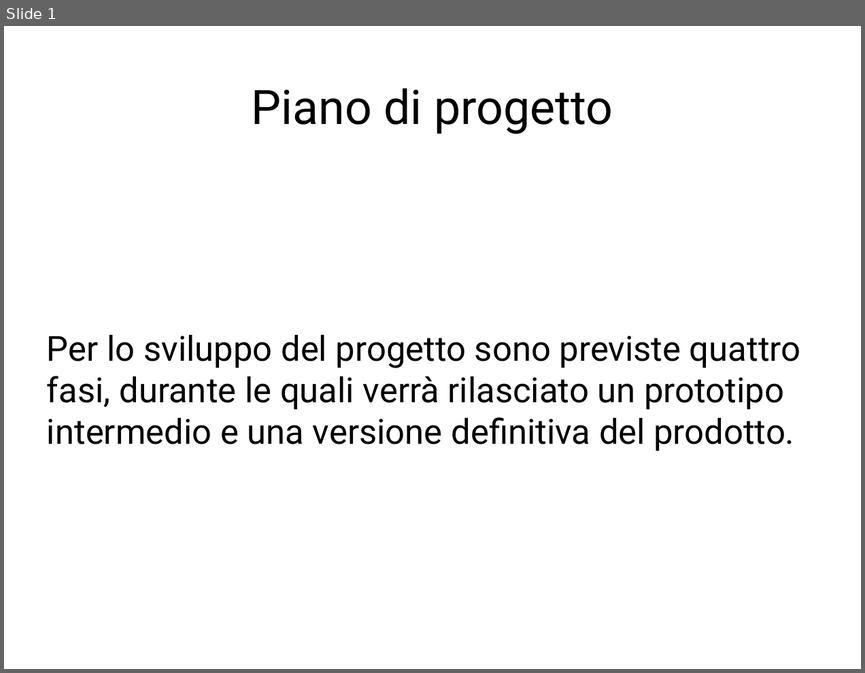
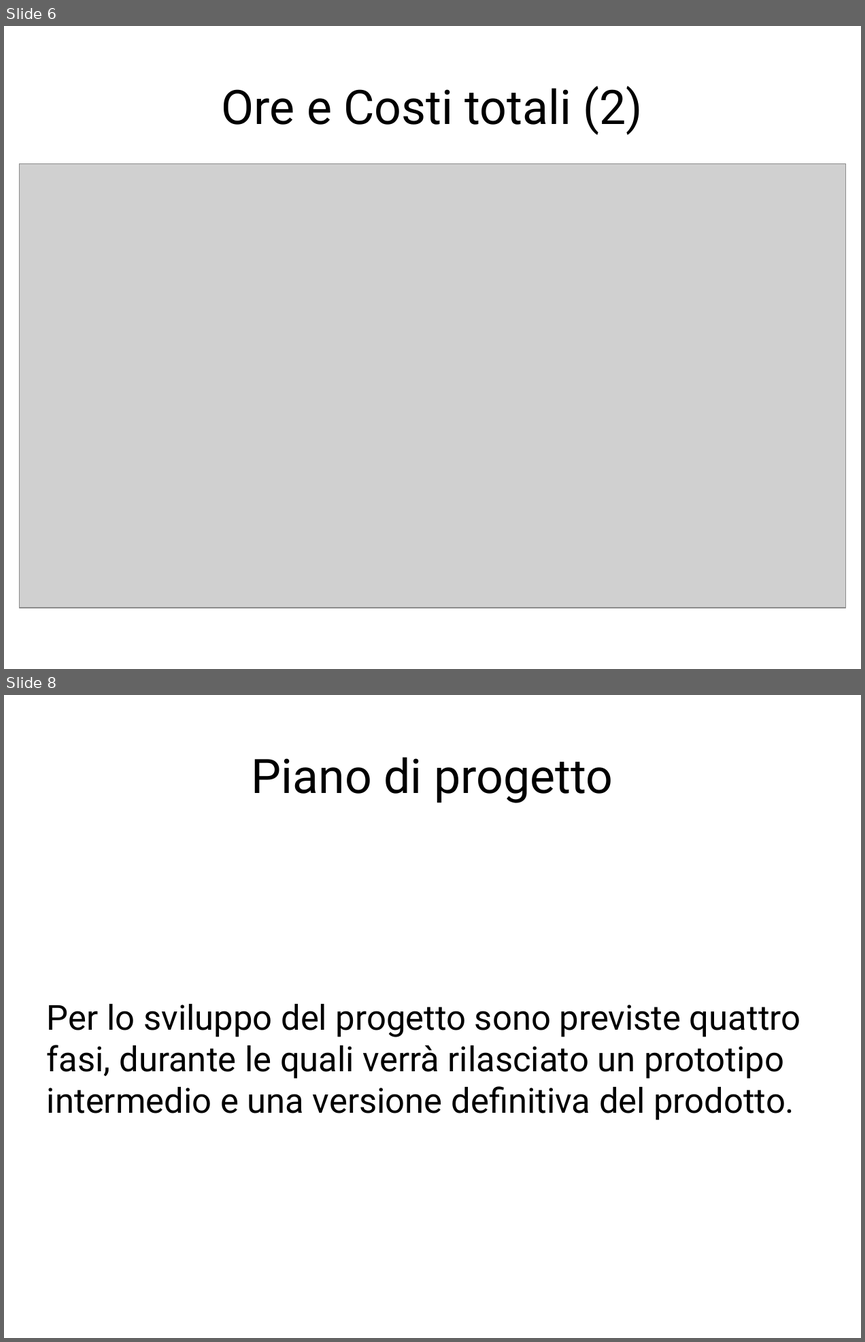
Before and after one commit to webshape/ajaxdraw, a slide deck: doc/PresentazioneRR/PresentazionePianoDiProgetto.odp. Shown one above the other, each under a label of ours: slide 1 before the commit, slides 6 and 8 after it; the slides between them are not shown. The pictures are 865x673 and 865x1342 pixels, drawn with LibreOffice and Linux fonts; fonts in the diff are those of the drawing; grey boxes stand for pictures. Boxes give left, top, right and bottom in pixels: in the first picture for what was removed or moved away, otherwise in the second. Text is boxed around its words. In the diff, an @@ line names an element or a change of style, - is before the commit and + after.

```diff
--- a/doc/PresentazioneRR/PresentazionePianoDiProgetto.odp
+++ b/doc/PresentazioneRR/PresentazionePianoDiProgetto.odp
@@ slide 6 added at (4,26,861,669), background #FFFFFF @@
@@ title added at (222,86,643,135), 44 pt, text #000000 @@
+Ore e Costi totali (2)
@@ picture added at (20,163,846,607) @@
@@ what was slide 1 is now slide 8 @@
```
Also in this commit, not shown: 1 slide changed, 8 other slides added, 2 slides removed.
